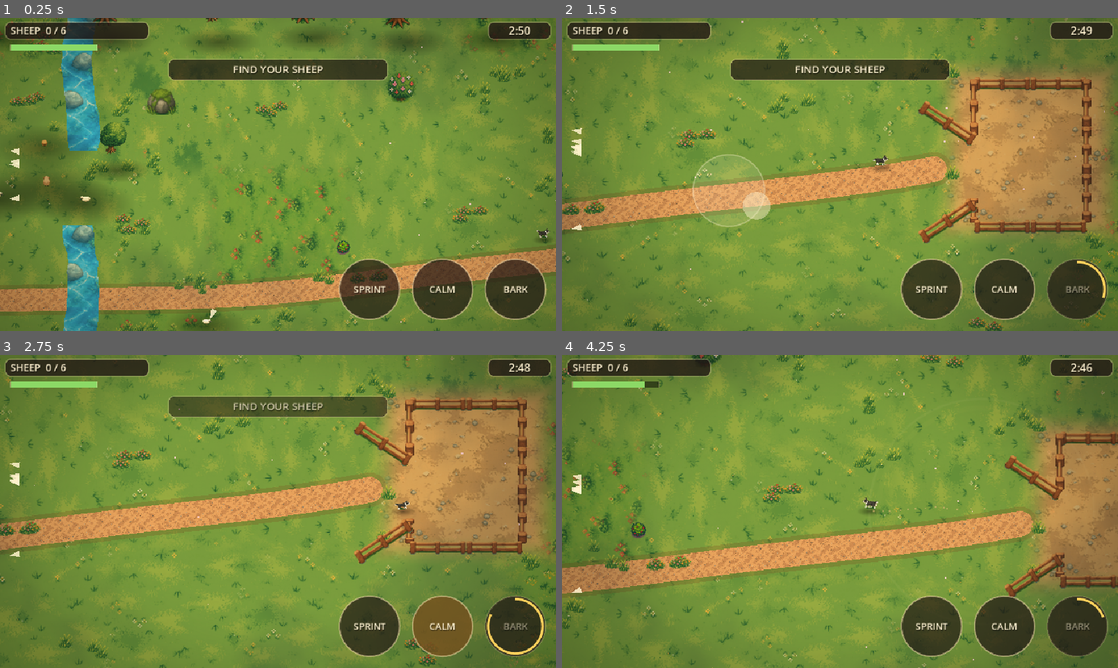
Above: before the commit, frames 1-4 (two rows, left to right).
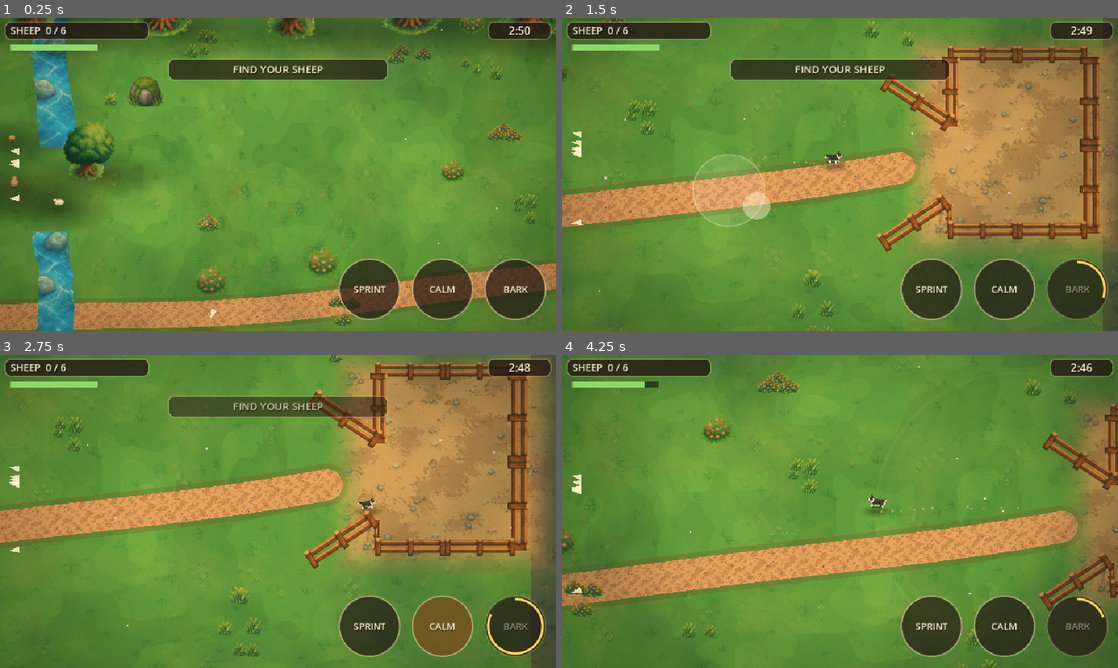
Above: after the commit, the same moments.

Repository: SavageLion/EigthArcanum
Game: Godot game, scene res://main.tscn
Two runs of this game, one before a commit and one after it. Both use one fixed random seed, a clock stepped at 60 frames per second and the inputs below.
Inputs (mouse positions are in pixels of both pictures, inside the frame that each line leads up to):
- Up to frame 1 (0.25 s): no input
- Up to frame 2 (1.5 s): tap Enter at 0.5 s; move the mouse to (962, 158) at 0.52 s; hold D 0.53-1.25 s; tap F at 0.6 s; click (962, 158) at 0.67 s; tap Space at 0.77 s; drag from (728, 190) to (812, 237) at 1.27 s
- Up to frame 3 (2.75 s): move the mouse to (333, 442) at 2.02 s; hold D from 2.03 s (still down); hold C from 2.03 s (still down)
- Up to frame 4 (4.25 s): release D at 2.75 s; release C at 2.75 s; drag from (812, 574) to (673, 464) at 2.77 s; move the mouse to (1006, 558) at 3.52 s; hold A from 3.53 s (still down); hold Shift from 3.53 s (still down); tap Space at 3.77 s

The runs differ from the first frame. In frame 1, 45% of the frame differs, in the area x 0-100%, y 0-100%; in frame 2, 38%; in frame 3, 41%; in frame 4, 40%.

Commit message:
Sheepdog Godot: new painted trees, bush, fence; calmer ground
Co-Authored-By: Claude Sonnet 5.5 <noreply@anthropic.com>

Diff:
--- a/prototypes/sheepdog-godot/main.gd
+++ b/prototypes/sheepdog-godot/main.gd
@@ -345,7 +345,7 @@
 	shake = maxf(0.0, shake - delta * 3.0)
 	cam.offset = dog.vel * 0.28 + Vector2(randf_range(-1, 1), randf_range(-1, 1)) * shake * 4.0
 	cam.position = dog.position
-	var target_zoom: float = 1.3 * 0.94 if (sprint_held and not dog.winded and dog.vel.length() > 150.0) else 1.3
+	var target_zoom: float = 1.6 * 0.94 if (sprint_held and not dog.winded and dog.vel.length() > 150.0) else 1.6
 	var z: float = lerpf(cam.zoom.x, target_zoom, minf(1.0, delta * 3.0))
 	cam.zoom = Vector2(z, z)
 	cloud_mat.set_shader_parameter("cam", cam.get_screen_center_position())
@@ -538,7 +538,7 @@
 
 # ---------------------------------------------------------------- the flock
 func zone_mult() -> float:
-	return 1.18 if dog.crouch else 1.3
+	return 1.18 if dog.crouch else 1.6
 
 func pressure_from(s: Sheep, p: Vector2, h: Vector2, mult: float, calm: bool, dt: float, zone_base: float) -> float:
 	var zb: float = zone_base if zone_base > 0.0 else s.zone
--- a/prototypes/sheepdog-godot/shaders/ground.gdshader
+++ b/prototypes/sheepdog-godot/shaders/ground.gdshader
@@ -1,10 +1,10 @@
 shader_type canvas_item;
 // Calm painted meadow: soft patches of light and dark, banded like pixel art.
 uniform vec2 world_size = vec2(2100.0, 960.0);
-uniform vec3 c_dark : source_color = vec3(0.247, 0.478, 0.204);
-uniform vec3 c_mid : source_color = vec3(0.31, 0.60, 0.25);
-uniform vec3 c_light : source_color = vec3(0.45, 0.70, 0.34);
-uniform vec3 c_hi : source_color = vec3(0.60, 0.77, 0.36);
+uniform vec3 c_dark : source_color = vec3(0.30, 0.55, 0.24);
+uniform vec3 c_mid : source_color = vec3(0.34, 0.60, 0.26);
+uniform vec3 c_light : source_color = vec3(0.38, 0.64, 0.28);
+uniform vec3 c_hi : source_color = vec3(0.43, 0.68, 0.30);
 float hash(vec2 p) { return fract(sin(dot(p, vec2(127.1, 311.7))) * 43758.5453); }
 float vnoise(vec2 p) {
 	vec2 i = floor(p);
@@ -14,7 +14,7 @@
 }
 void fragment() {
 	vec2 wp = floor(UV * world_size / 2.0) * 2.0;
-	float n = vnoise(wp / 34.0) * 0.55 + vnoise(wp / 12.0) * 0.3 + vnoise(wp / 5.0) * 0.15;
+	float n = vnoise(wp / 70.0) * 0.7 + vnoise(wp / 26.0) * 0.3;
 	vec3 c = c_dark;
 	if (n > 0.36) c = c_mid;
 	if (n > 0.58) c = c_light;
--- a/prototypes/sheepdog-godot/world.gd
+++ b/prototypes/sheepdog-godot/world.gd
@@ -67,6 +67,7 @@
 			s.rotation = float(o & 3) * PI / 2.0
 			s.flip_h = (o & 4) != 0
 			s.z_index = -190
+			s.modulate = Color(1, 1, 1, 0.32)
 			add_child(s)
 			gx += 176.0
 		gy += 176.0
@@ -267,21 +268,21 @@
 			if _blocked(p, 14.0):
 				continue
 			rocks.append({"pos": p, "r": 14.0})
-			_tree(tr, p, 0.7)
+			_tree(tr, p, 1.25)
 			break
 	# a ring of big trees around the edges
 	var edge_a: Texture2D = tex("tree_big_a")
 	var xs: float = -10.0
 	while xs < wx - 30.0:
-		_tree(edge_a if randf() < 0.5 else tr, Vector2(xs, 96.0 + randf() * 12.0), 0.85)
-		xs += 105.0 + randf() * 60.0
+		_tree(edge_a if randf() < 0.5 else tr, Vector2(xs, 96.0 + randf() * 12.0), 1.7)
+		xs += 120.0 + randf() * 60.0
 	xs = 10.0
 	while xs < wx - 40.0:
-		_tree(edge_a if randf() < 0.5 else tr, Vector2(xs, wy + 82.0 + randf() * 12.0), 0.85)
+		_tree(edge_a if randf() < 0.5 else tr, Vector2(xs, wy + 82.0 + randf() * 12.0), 1.7)
 		xs += 115.0 + randf() * 60.0
 	var ys: float = 200.0
 	while ys < wy - 110.0:
-		_tree(edge_a if randf() < 0.5 else tr, Vector2(-30.0 + randf() * 12.0, ys), 0.85)
+		_tree(edge_a if randf() < 0.5 else tr, Vector2(-30.0 + randf() * 12.0, ys), 1.7)
 		ys += 150.0 + randf() * 40.0
 
 func _blob_shadow(p: Vector2, sx: float, sy: float) -> Sprite2D:
@@ -307,9 +308,9 @@
 	var tuft: Texture2D = tex("tuft")
 	var fa: Texture2D = tex("flowers_a")
 	var fb: Texture2D = tex("flowers_b")
-	for i in 70:
+	for i in 30:
 		var c := Vector2(randf_range(0.0, wx), randf_range(60.0, wy))
-		for j in (3 + randi() % 4):
+		for j in (2 + randi() % 3):
 			var p := c + Vector2(randf_range(-30.0, 30.0), randf_range(-15.0, 15.0))
 			if p.x < 0.0 or p.x > wx or p.y < 50.0 or p.y > wy or in_zone(p, 10.0) or pen.grow(10.0).has_point(p):
 				continue
@@ -337,7 +338,7 @@
 			add_child(s)
 	var sh: Texture2D = tex("shrub_big")
 	var bu: Texture2D = tex("bush")
-	for i in 7:
+	for i in 16:
 		var p := Vector2(randf_range(80.0, wx - 80.0), randf_range(100.0, wy - 50.0))
 		if _blocked(p, 30.0):
 			continue
@@ -345,7 +346,7 @@
 		var s := Sprite2D.new()
 		s.texture = sh if big else bu
 		s.position = p
-		s.scale = Vector2.ONE * (0.95 if big else 1.0)
+		s.scale = Vector2.ONE * (1.7 if big else 1.3)
 		s.offset = Vector2(0, -s.texture.get_height() * 0.5 + 4.0)
 		s.material = wind_mat
 		ysort.add_child(s)
@@ -358,7 +359,6 @@
 	dirt.z_index = -150
 	add_child(dirt)
 	var fence_h: Texture2D = tex("fence")
-	var fence_v: Texture2D = tex("fence_v")
 	for w in walls:
 		var a: Vector2 = w["a"]
 		var b: Vector2 = w["b"]
@@ -366,30 +366,18 @@
 		if l < 2.0:
 			continue
 		var nodes: Array = []
-		var vertical: bool = absf(b.x - a.x) < absf(b.y - a.y) * 0.25
-		if vertical:
-			var n: int = maxi(1, roundi(l / 60.0))
-			var shh: float = l / float(n)
-			for i in n:
-				var s := Sprite2D.new()
-				s.texture = fence_v
-				s.position = Vector2(a.x, minf(a.y, b.y) + shh * (float(i) + 0.5))
-				s.scale = Vector2(1.7, shh / float(fence_v.get_height()) + 0.02)
-				ysort.add_child(s)
-				nodes.append(s)
-		else:
-			var ang: float = atan2(b.y - a.y, b.x - a.x)
-			var n2: int = maxi(1, roundi(l / 88.0))
-			var sw: float = l / float(n2)
-			var hh: float = sw * float(fence_h.get_height()) / float(fence_h.get_width())
-			for i in n2:
-				var t: float = (float(i) + 0.5) / float(n2)
-				var s := Sprite2D.new()
-				s.texture = fence_h
-				s.position = a.lerp(b, t) + Vector2(0, hh * 0.35)
-				s.rotation = ang
-				var k: float = sw / float(fence_h.get_width()) + 0.01
-				s.scale = Vector2(k, k)
-				ysort.add_child(s)
-				nodes.append(s)
+		var ang: float = atan2(b.y - a.y, b.x - a.x)
+		var n2: int = maxi(1, roundi(l / 80.0))
+		var sw: float = l / float(n2)
+		var k: float = sw / float(fence_h.get_width()) + 0.01
+		for i in n2:
+			var t: float = (float(i) + 0.5) / float(n2)
+			var s := Sprite2D.new()
+			s.texture = fence_h
+			s.position = a.lerp(b, t)
+			s.rotation = ang
+			s.scale = Vector2(k, k * 1.15)
+			s.offset = Vector2(0, -3)
+			ysort.add_child(s)
+			nodes.append(s)
 		w["nodes"] = nodes
Binary file changed: prototypes/sheepdog-godot/art/bush.png
Binary file changed: prototypes/sheepdog-godot/art/fence.png
Binary file changed: prototypes/sheepdog-godot/art/fence_v.png
Binary file changed: prototypes/sheepdog-godot/art/shrub_big.png
Binary file changed: prototypes/sheepdog-godot/art/tree_big_a.png
Binary file changed: prototypes/sheepdog-godot/art/tree_big_b.png
